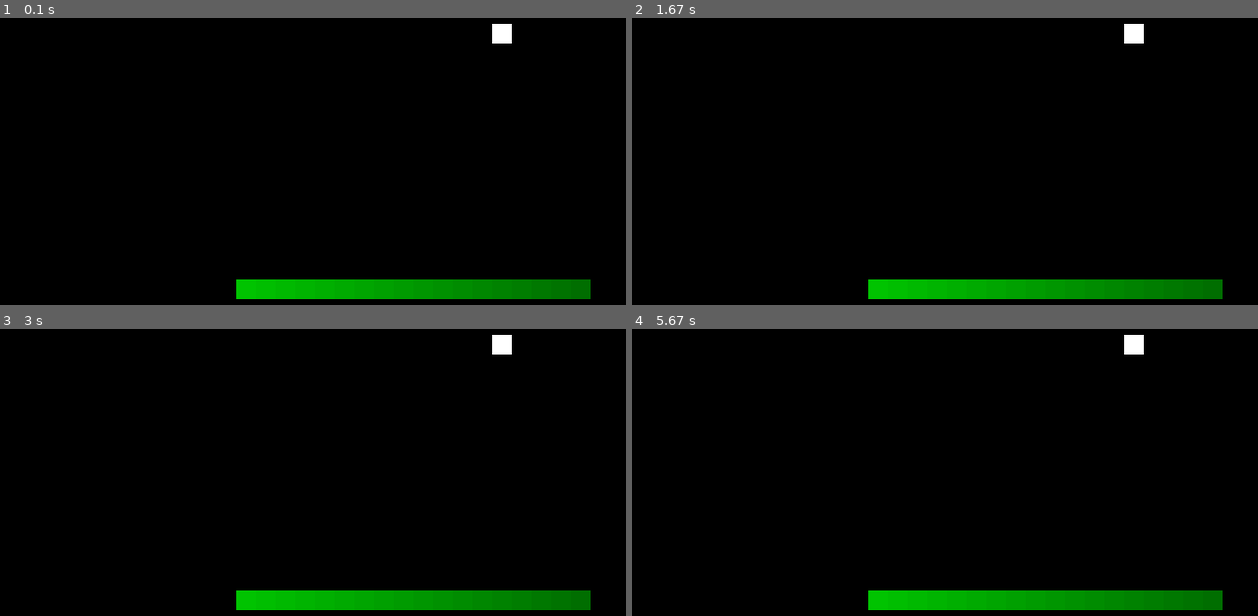
Above: before the commit, frames 1-4 (two rows, left to right).
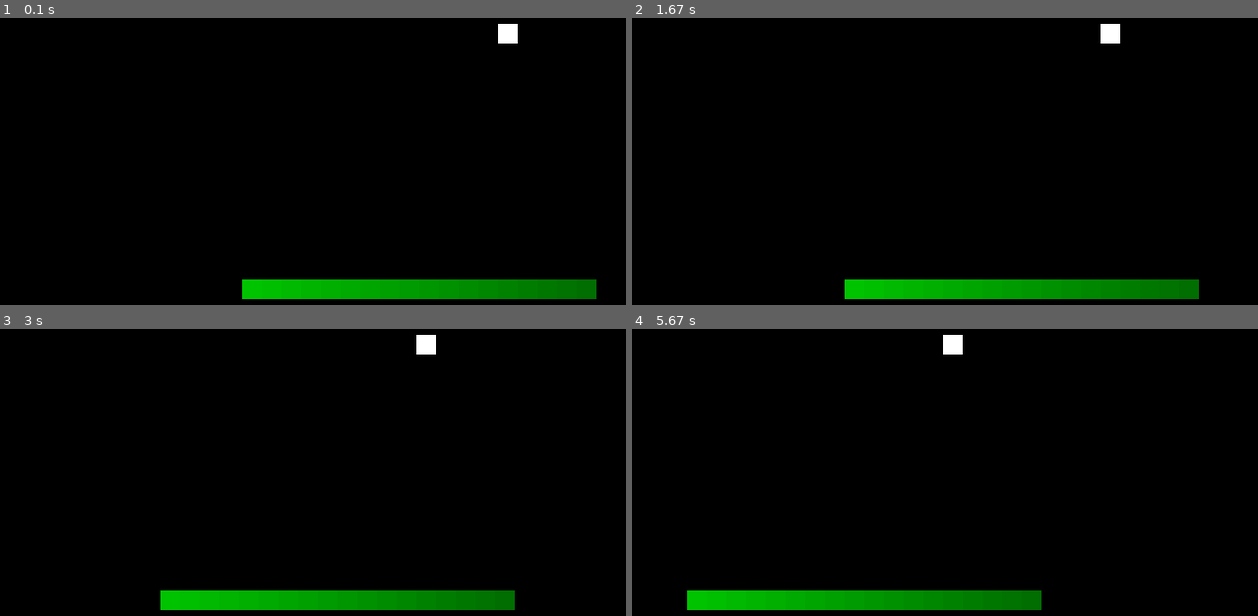
Above: after the commit, the same moments.

Repository: megat69/PygameEngine
Game: pygame game, started from src/PygameEngine/__init__.py
Same seed, same stepped clock (60 frames per second), same inputs: the game is played once before the commit and once after it.
Inputs (mouse positions are in pixels of both pictures, inside the frame that each line leads up to):
- Up to frame 1 (0.1 s): no input
- Up to frame 2 (1.67 s): press the mouse at (813, 224) at 0.37 s; move the mouse to (938, 273) at 0.47 s; release the mouse at (outside the picture) at 0.6 s; press the mouse at (813, 224) at 0.7 s; move the mouse to (945, 241) at 0.8 s; release the mouse at (1070, 261) at 0.93 s; press the mouse at (813, 224) at 1.03 s; move the mouse to (882, 282) at 1.13 s; release the mouse at (outside the picture) at 1.27 s; press the mouse at (813, 224) at 1.37 s; move the mouse to (995, 259) at 1.47 s; release the mouse at (1170, 293) at 1.6 s
- Up to frame 3 (3 s): press the mouse at (181, 535) at 1.7 s; move the mouse to (394, 595) at 1.8 s; release the mouse at (outside the picture) at 1.93 s; press the mouse at (181, 535) at 2.03 s; move the mouse to (344, 492) at 2.13 s; release the mouse at (507, 449) at 2.27 s; press the mouse at (181, 535) at 2.37 s; move the mouse to (350, 475) at 2.47 s; release the mouse at (513, 415) at 2.6 s; press the mouse at (181, 535) at 2.7 s; move the mouse to (194, 492) at 2.8 s; release the mouse at (200, 449) at 2.93 s
- Up to frame 4 (5.67 s): press the mouse at (813, 535) at 3.03 s; move the mouse to (outside the picture) at 3.13 s; release the mouse at (outside the picture) at 3.27 s; press the mouse at (813, 535) at 3.37 s; move the mouse to (832, 549) at 3.47 s; release the mouse at (844, 567) at 3.6 s; press the mouse at (813, 535) at 3.7 s; move the mouse to (1013, 590) at 3.8 s; release the mouse at (outside the picture) at 3.93 s; press the mouse at (813, 535) at 4.03 s; move the mouse to (882, 461) at 4.13 s; release the mouse at (945, 389) at 4.27 s; press the mouse at (813, 535) at 4.37 s; move the mouse to (813, 572) at 4.47 s; release the mouse at (813, 610) at 4.6 s; press the mouse at (813, 535) at 4.7 s; move the mouse to (769, 492) at 4.8 s; release the mouse at (725, 446) at 4.93 s; press the mouse at (813, 535) at 5.03 s; move the mouse to (1032, 561) at 5.13 s; release the mouse at (1245, 587) at 5.27 s; press the mouse at (813, 535) at 5.37 s; move the mouse to (769, 555) at 5.47 s; release the mouse at (725, 578) at 5.6 s

The runs differ from the first frame. In frame 1, 0.3% of the frame differs, in the area x 37-96%, y 2-98%; in frame 2, 0.9%; in frame 3, 2.1%; in frame 4, 6.3%, in the area x 8-95%, y 2-98%.

Commit message:
Added camera position, improved camera culling

Diff:
--- a/src/PygameEngine/__init__.py
+++ b/src/PygameEngine/__init__.py
@@ -45,7 +45,7 @@
 					if event.button == 1:
 						self.clicking = False
 
-			# ------------- Tiles rendering ---------------------------------------------------------------------------------- #
+			# ------------- Tiles rendering ------------- #
 			self.render_tiles()
 
 			# ------------- Client update ------------- #
@@ -54,7 +54,8 @@
 			# ------------- Update ------------- #
 			if self.display_fps is True:
 				pygame.display.set_caption(
-					f"{self._caption}{' - ' if self._caption != '' else ''}FPS : {round(self.clock.get_fps(), 1)}"
+					f"{self._caption}{' - ' if self._caption != '' else ''}FPS : {round(self.clock.get_fps(), 1)}"\
+					+ (f" - {self.tiles_rendered} tiles rendered" if "--debug" in sys.argv else "")
 				)
 			pygame.display.update()
 			_Debug.frames += 1
@@ -65,7 +66,7 @@
 		Renders all the tile on the screen.
 		"""
 		# Counts the amount of tiles rendered
-		if "--debug" in sys.argv: tiles_rendered = 0
+		if "--debug" in sys.argv: self.tiles_rendered = 0
 
 		# Fetches all tiles in the tilemap
 		for tile_pos, tile in self.tile_map.items():
@@ -74,14 +75,15 @@
 
 			# Gets the tile position from the tilemap key minus the position of the window
 			tile_pos = tile_pos.split(";")
-			x, y = int(tile_pos[0]) * self.tile_size, int(tile_pos[1]) * self.tile_size
+			x, y = int(tile_pos[0]) * self.tile_size - self.position[0], \
+			       int(tile_pos[1]) * self.tile_size - self.position[1]
 
 			# Culling the camera : if the tile is not in view, do not draw it
 			if x + self.tile_size < 0 or y + self.tile_size < 0 or x > self._dimensions[0] or y > self._dimensions[1]:
 				continue
 
 			# Counts the tile if rendered
-			if "--debug" in sys.argv: tiles_rendered += 1
+			if "--debug" in sys.argv: self.tiles_rendered += 1
 
 			# Draws the tile onto the screen
 			pygame.draw.rect(
@@ -91,7 +93,7 @@
 			)
 
 		# Logs the amount of tiles rendered
-		if "--debug" in sys.argv: print(f"{tiles_rendered} tiles rendered on frame {_Debug.frames}")
+		if "--debug" in sys.argv: print(f"{self.tiles_rendered} tiles rendered on frame {_Debug.frames}")
 
 
 if __name__ == '__main__':
@@ -114,8 +116,8 @@
 	from math import sin
 	def update(self):
 		if self.clicking:
-			self.position[0] += self.dt
+			self.position[0] += self.dt * 100
 		else:
-			self.position[0] -= self.dt
+			self.position[0] -= self.dt * 100
 
 	app.run(update)
